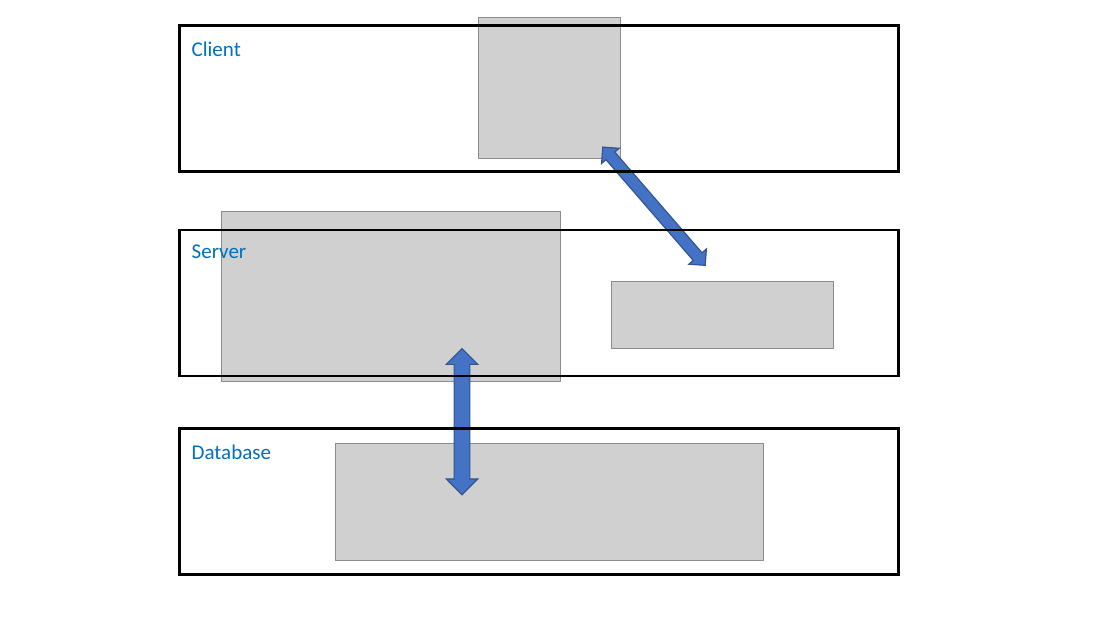
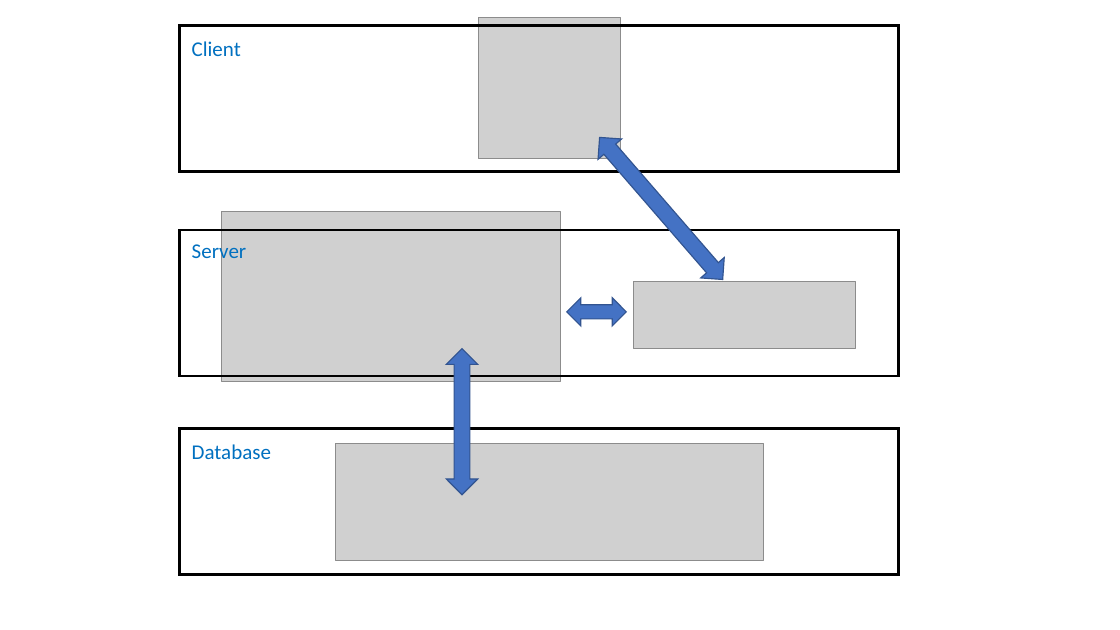
Before and after one commit to Abhilash-Chandran/PoseNetAngular, a slide deck: slide 1 of images/MeanStack.pptx. Drawn at 1120x630 pixels with LibreOffice and Linux fonts; fonts in the diff are those of the drawing; grey boxes stand for pictures. Boxes give left, top, right and bottom in pixels: in the first picture for what was removed or moved away, otherwise in the second. Text is boxed around its words. In the diff, an @@ line names an element or a change of style, - is before the commit and + after.

```diff
--- a/images/MeanStack.pptx
+++ b/images/MeanStack.pptx
@@ up down arrow: place and size @@
-up down arrow at <box>594,139,715,273</box>
+up down arrow at <box>588,127,735,290</box>
@@ left right arrow added at <box>567,298,627,326</box>, fill #4472C4, outline #325491 1 pt @@
@@ picture: place and size @@
-picture at <box>612,281,834,349</box>
+picture at <box>634,281,856,349</box>
```
Also in this commit, not shown: 1 other file.
